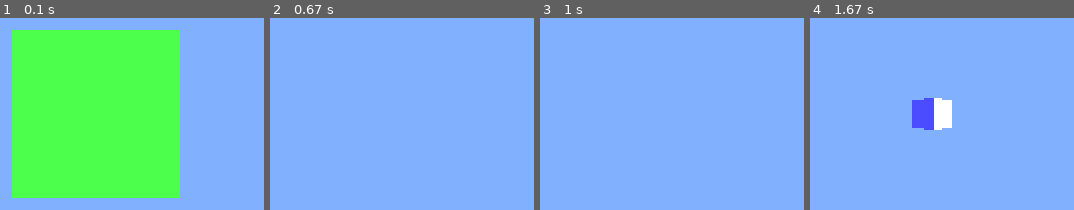
Above: before the commit, frames 1-4 (left to right).
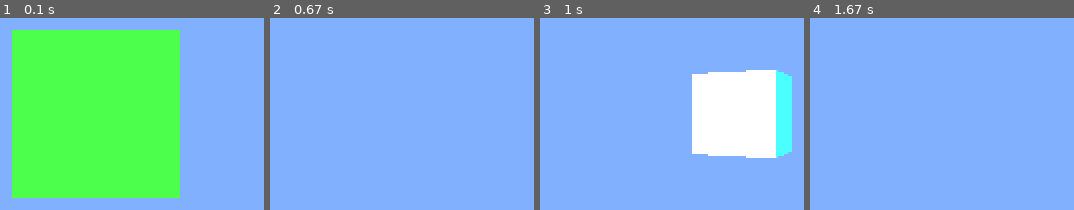
Above: after the commit, the same moments.

Repository: strollhy/pygame_opengl
Game: pygame game, started from world.py
The game is run twice, just before and just after one commit, with the same random seed, the same clock (stepped at 60 frames per second) and the same inputs. The source is Python 2; it was converted automatically to run under Python 3.
Inputs:
- Up to frame 1 (0.1 s): no input
- Up to frame 2 (0.67 s): hold W from 0.33 s (still down); hold Right from 0.33 s (still down)
- Up to frame 3 (1 s): release W at 0.8 s; release Right at 0.8 s; hold Right from 0.83 s (still down); hold D from 0.83 s (still down)
- Up to frame 4 (1.67 s): release Right at 1.3 s; release D at 1.3 s

Frames 1-2 are identical in both runs. In frame 3, 17% of the frame differs, in the area x 57-96%, y 27-73%; in frame 4, 2.4%.

Commit message:
now move based on the sight

Diff:
--- a/world.py
+++ b/world.py
@@ -148,32 +148,42 @@
                 return
 
             ''' For movement '''
+            x, y = opengl.sight
+
             # move forward
             if event.type == KEYDOWN and event.key == K_w:
-                dz = -SPEED
+                dz = -SPEED * math.cos(math.radians(x))
+                dx = SPEED * math.sin(math.radians(x))
 
             if event.type == KEYUP and event.key == K_w:
                 dz = 0
+                dx = 0
 
             # move backward
             if event.type == KEYDOWN and event.key == K_s:
-                dz = SPEED
+                dz = SPEED * math.cos(math.radians(x))
+                dx = -SPEED * math.sin(math.radians(x))
 
             if event.type == KEYUP and event.key == K_s:
                 dz = 0
+                dx = 0
 
             # move left
             if event.type == KEYDOWN and event.key == K_a:
-                dx = -SPEED
+                dz = -SPEED * math.cos(math.radians(x - 90))
+                dx = SPEED * math.sin(math.radians(x - 90))
 
             if event.type == KEYUP and event.key == K_a:
+                dz = 0
                 dx = 0
 
             # move right
             if event.type == KEYDOWN and event.key == K_d:
-                dx = SPEED
+                dz = -SPEED * math.cos(math.radians(x + 90))
+                dx = SPEED * math.sin(math.radians(x + 90))
 
             if event.type == KEYUP and event.key == K_d:
+                dz = 0
                 dx = 0
 
             ''' For sight direction '''
@@ -207,6 +217,7 @@
 
         # Update sight vector
         x, y = opengl.sight
+        print x,y
         opengl.sight = (x+tx*5, y+ty*5)
 
         # Update camera position
